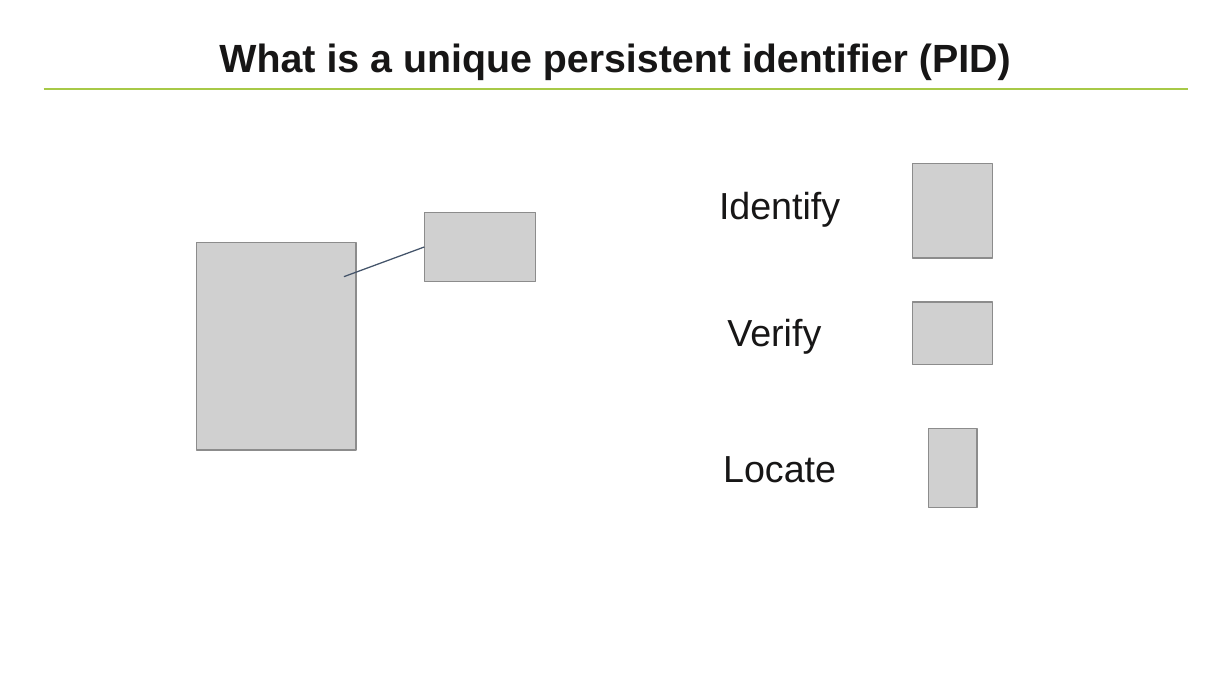
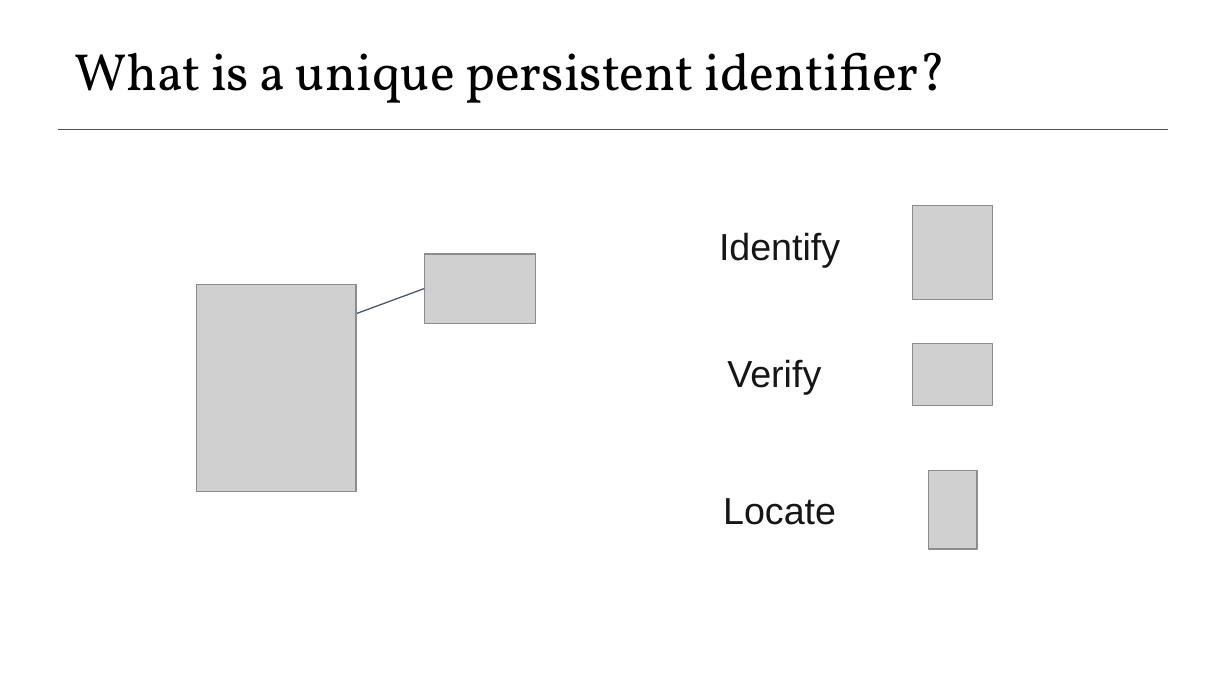
Before and after one commit to elixir-europe-training/ELIXIR-TrP-FAIR-Material-By-Design, a slide deck: slide 3 of docs/supplementary/presentations/ch_08_Unique_identifiers/Session 8 - Unique identifiers for training materials.pptx. Drawn at 1232x693 pixels with LibreOffice and Linux fonts; fonts in the diff are those of the drawing; grey boxes stand for pictures; background and template pictures are left out. Boxes give left, top, right and bottom in pixels: in the first picture for what was removed or moved away, otherwise in the second. Text is boxed around its words. In the diff, an @@ line names an element or a change of style, - is before the commit and + after.

```diff
--- a/docs/supplementary/presentations/ch_08_Unique_identifiers/Session 8 - Unique identifiers for training materials.pptx
+++ b/docs/supplementary/presentations/ch_08_Unique_identifiers/Session 8 - Unique identifiers for training materials.pptx
@@ text at bbox=[74, 52, 947, 103]: text changed; size 23 to 30.5 pt; font Arial to Vollkorn; text colour #171616 to #000000; bold off @@
-What is a unique persistent identifier (PID)
+What is a unique persistent identifier?
@@ line removed from (43, 89) to (1189, 89) @@
@@ line added from (58, 129) to (1168, 129), #44546A 0.56 pt @@
@@ 5 pictures, 3 texts, 1 line: place and size @@
-5 pictures, 3 texts, 1 line at bbox=[197, 164, 993, 508]
+5 pictures, 3 texts, 1 line at bbox=[197, 206, 993, 549]
```
Also in this commit, not shown: 11 other slides changed, 6 slides added, 4 slides removed, 3 other files.
